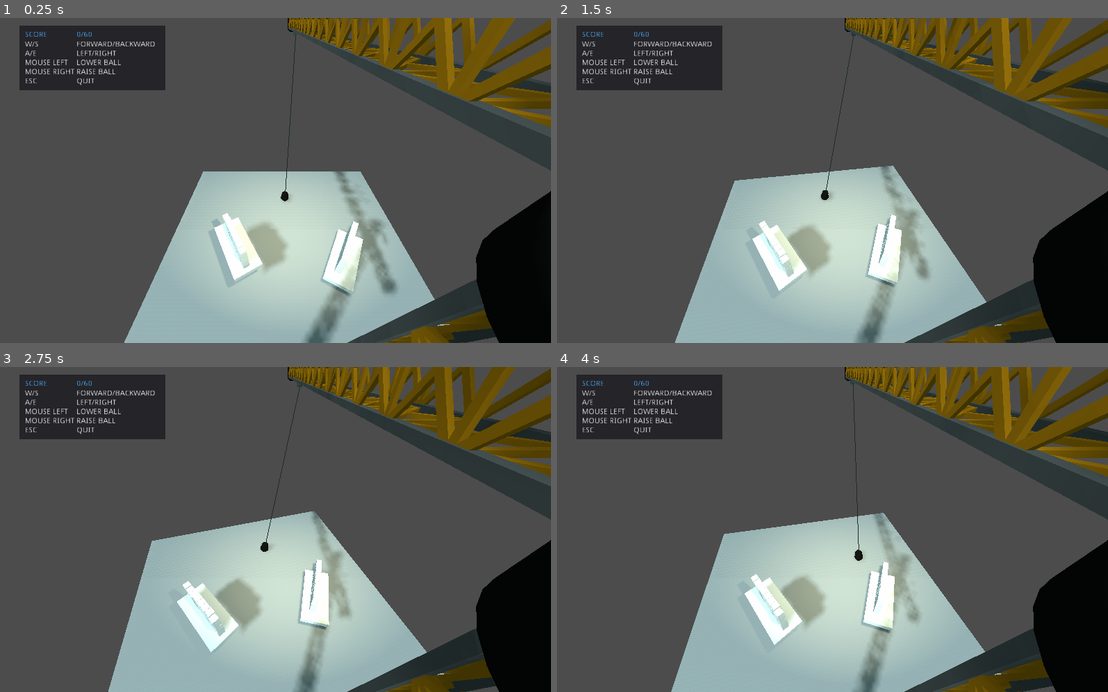
Above: before the commit, frames 1-4 (two rows, left to right).
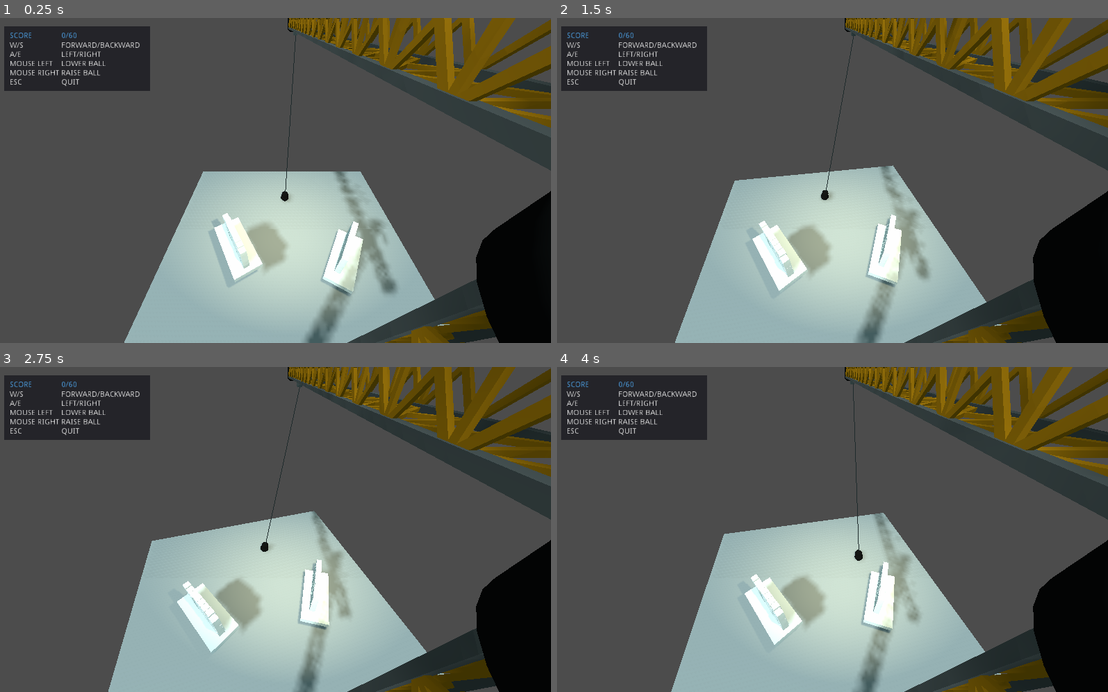
Above: after the commit, the same moments.

Repository: Aroweeri/Get-Rekt
Game: Godot game, scene res://level1.tscn
Two runs of this game, one before a commit and one after it. Both use one fixed random seed, a clock stepped at 60 frames per second and the inputs below.
Inputs (mouse positions are in pixels of both pictures, inside the frame that each line leads up to):
- Up to frame 1 (0.25 s): no input
- Up to frame 2 (1.5 s): tap Enter (restart, bound only after the commit) at 0.5 s; move the mouse to (953, 164) at 0.52 s; press the mouse at (953, 164) at 0.53 s; hold D (rotate_right) 0.53-1.28 s; move the mouse to (716, 196) at 1.27 s; release the mouse at (716, 196) at 1.28 s; hold S (backward) from 1.28 s (still down); right-click (716, 196) at 1.35 s
- Up to frame 3 (2.75 s): move the mouse to (330, 458) at 2.02 s; release S (backward) at 2.03 s; press the mouse at (330, 458) at 2.03 s; hold D (rotate_right) from 2.03 s (still down)
- Up to frame 4 (4 s): move the mouse to (804, 594) at 2.77 s; release D (rotate_right) at 2.78 s; release the mouse at (804, 594) at 2.78 s; hold W (forward) 2.78-3.53 s; right-click (804, 594) at 2.85 s; move the mouse to (997, 578) at 3.52 s; press the mouse at (997, 578) at 3.53 s; hold A (rotate_left) from 3.53 s (still down)

The runs differ from the first frame. In frame 1, 2.0% of the frame differs, in the area x 0-31%, y 2-23%; in frame 2, 2.0%; in frame 3, 2.0%; in frame 4, 2.0%.

Commit message:
Add restart game with enter key once player reaches a certain score.

Diff:
--- a/level1.gd
+++ b/level1.gd
@@ -1,8 +1,10 @@
 extends Spatial
 
 var score;
+var time_counter = 0;
 
 func _process(delta):
+	time_counter += delta;
 	if(Input.is_action_just_pressed("quit")):
 		get_tree().quit();
 	score = 0;
@@ -13,9 +15,10 @@
 		if(!$target2.get_node("area").overlaps_body(i.get_node("RigidBody"))):
 			score+=1;
 
-	if(score >= 60):
+	if(score >= 60 && time_counter >= 1):
 		$crane.controlsEnabled = false;
-	if(score < 60):
-		$crane.controlsEnabled = true;
+		get_node("Panel2").visible = true;
+		if(Input.is_action_just_pressed("restart")):
+			get_tree().reload_current_scene();
 
-	get_node("Container/Panel/ScoreHBox/VBoxContainer/score").text = str(score) + "/60";
+	get_node("Panel/ScoreHBox/VBoxContainer/score").text = str(score) + "/60";
--- a/level1.tscn
+++ b/level1.tscn
@@ -95,24 +95,16 @@
 transform = Transform( 2.17605, 0, 0, 0, 0.2, 0, 0, 0, 1, 0, 0, 0 )
 shape = SubResource( 6 )
 
-[node name="Container" type="Control" parent="."]
-margin_left = 68.0
-margin_top = 14.0
-margin_right = 108.0
-margin_bottom = 54.0
+[node name="Panel" type="Panel" parent="."]
+margin_left = 16.8242
+margin_top = 15.5421
+margin_right = 285.824
+margin_bottom = 134.542
 __meta__ = {
 "_edit_use_anchors_": false
 }
 
-[node name="Panel" type="Panel" parent="Container"]
-margin_left = -23.0
-margin_right = 246.0
-margin_bottom = 119.0
-__meta__ = {
-"_edit_use_anchors_": false
-}
-
-[node name="ScoreHBox" type="HBoxContainer" parent="Container/Panel"]
+[node name="ScoreHBox" type="HBoxContainer" parent="Panel"]
 margin_left = 10.0
 margin_top = 10.0
 margin_right = 250.0
@@ -121,11 +113,11 @@
 "_edit_use_anchors_": false
 }
 
-[node name="VBoxContainer2" type="VBoxContainer" parent="Container/Panel/ScoreHBox"]
+[node name="VBoxContainer2" type="VBoxContainer" parent="Panel/ScoreHBox"]
 margin_right = 91.0
 margin_bottom = 100.0
 
-[node name="scoreLabel" type="Label" parent="Container/Panel/ScoreHBox/VBoxContainer2"]
+[node name="scoreLabel" type="Label" parent="Panel/ScoreHBox/VBoxContainer2"]
 margin_right = 91.0
 margin_bottom = 14.0
 custom_colors/font_color = Color( 0.341176, 0.701961, 1, 1 )
@@ -135,7 +127,7 @@
 "_edit_use_anchors_": false
 }
 
-[node name="controlsKeys" type="Label" parent="Container/Panel/ScoreHBox/VBoxContainer2"]
+[node name="controlsKeys" type="Label" parent="Panel/ScoreHBox/VBoxContainer2"]
 margin_top = 18.0
 margin_right = 91.0
 margin_bottom = 100.0
@@ -149,12 +141,12 @@
 "_edit_use_anchors_": false
 }
 
-[node name="VBoxContainer" type="VBoxContainer" parent="Container/Panel/ScoreHBox"]
+[node name="VBoxContainer" type="VBoxContainer" parent="Panel/ScoreHBox"]
 margin_left = 95.0
 margin_right = 240.0
 margin_bottom = 100.0
 
-[node name="score" type="Label" parent="Container/Panel/ScoreHBox/VBoxContainer"]
+[node name="score" type="Label" parent="Panel/ScoreHBox/VBoxContainer"]
 margin_right = 145.0
 margin_bottom = 14.0
 custom_colors/font_color = Color( 0.341176, 0.701961, 1, 1 )
@@ -163,7 +155,7 @@
 "_edit_use_anchors_": false
 }
 
-[node name="controlsActions" type="Label" parent="Container/Panel/ScoreHBox/VBoxContainer"]
+[node name="controlsActions" type="Label" parent="Panel/ScoreHBox/VBoxContainer"]
 margin_top = 18.0
 margin_right = 145.0
 margin_bottom = 100.0
@@ -176,3 +168,32 @@
 __meta__ = {
 "_edit_use_anchors_": false
 }
+
+[node name="Panel2" type="Panel" parent="."]
+visible = false
+anchor_left = 0.5
+anchor_top = 0.5
+anchor_right = 0.5
+anchor_bottom = 0.5
+margin_left = -78.0
+margin_top = -22.0
+margin_right = 78.0
+margin_bottom = 22.0
+__meta__ = {
+"_edit_use_anchors_": false
+}
+
+[node name="win_label" type="Label" parent="Panel2"]
+anchor_left = 0.5
+anchor_top = 0.5
+anchor_right = 0.5
+anchor_bottom = 0.5
+margin_left = -69.0
+margin_top = -15.5
+margin_right = 69.0
+margin_bottom = 15.5
+text = "Game Over
+Press Enter to Restart"
+__meta__ = {
+"_edit_use_anchors_": false
+}
--- a/project.godot
+++ b/project.godot
@@ -60,6 +60,11 @@
 "events": [ Object(InputEventKey,"resource_local_to_scene":false,"resource_name":"","device":0,"alt":false,"shift":false,"control":false,"meta":false,"command":false,"pressed":false,"scancode":16777217,"unicode":0,"echo":false,"script":null)
  ]
 }
+restart={
+"deadzone": 0.5,
+"events": [ Object(InputEventKey,"resource_local_to_scene":false,"resource_name":"","device":0,"alt":false,"shift":false,"control":false,"meta":false,"command":false,"pressed":false,"scancode":16777221,"unicode":0,"echo":false,"script":null)
+ ]
+}
 
 [rendering]
 
